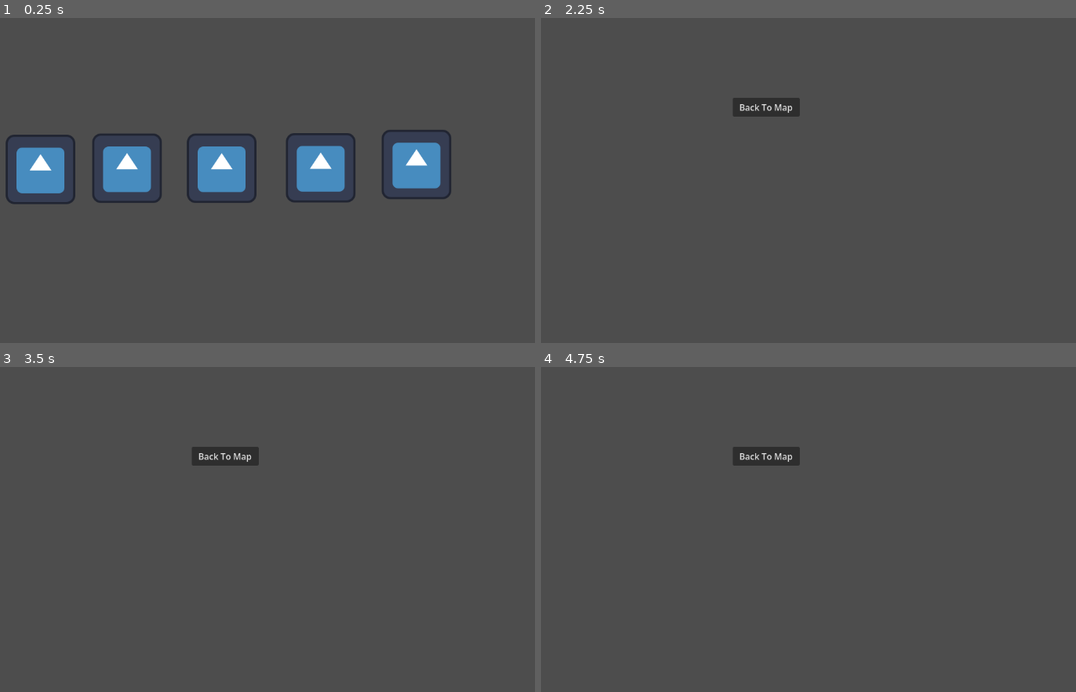
Above: before the commit, frames 1-4 (two rows, left to right).
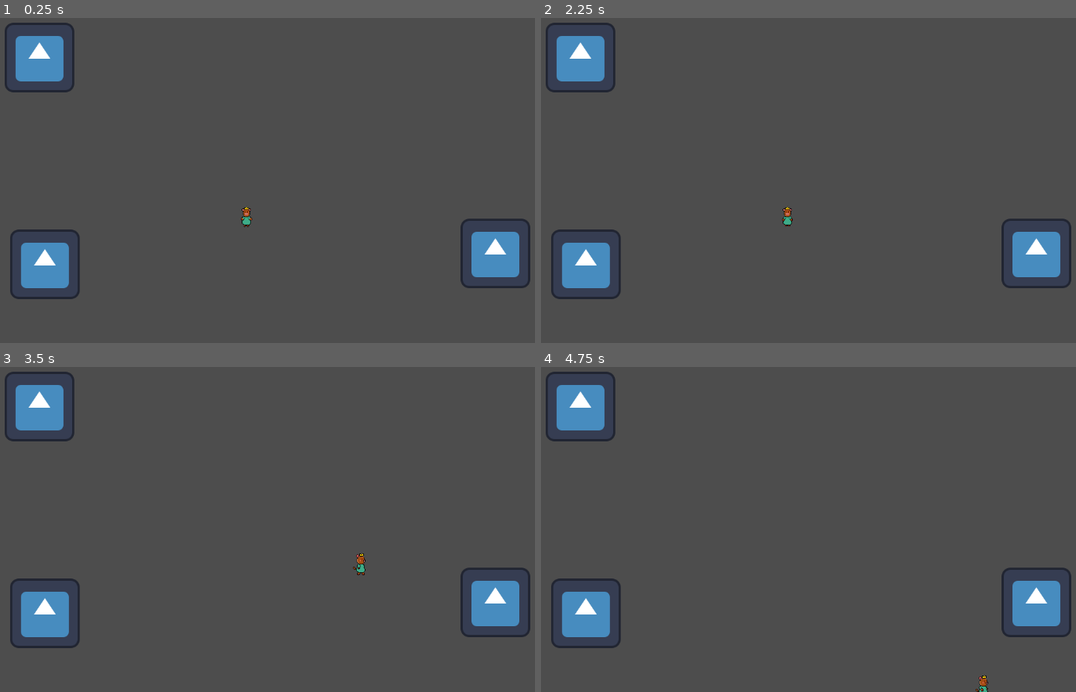
Above: after the commit, the same moments.

Repository: chenshanhorng-blip/Mini-IT-Project
Game: Godot game, scene res://scene_level_map/level1.tscn
Same seed, same stepped clock (60 frames per second), same inputs: the game is played once before the commit and once after it. Before the commit the project starts from res://scene_level_map/map.tscn. The engine's default icon, where the game draws it, is replaced by a stand-in: a white triangle on a blue panel in a dark square.
Inputs (mouse positions are in pixels of both pictures, inside the frame that each line leads up to):
- Up to frame 1 (0.25 s): no input
- Up to frame 2 (2.25 s): click (583, 170) at 0.52 s; click (765, 105) at 1.25 s, where only the run before the commit has a clickable "Back To Map"; click (583, 170) at 2.02 s
- Up to frame 3 (3.5 s): tap Enter at 2.75 s; hold D (p1_right) from 2.78 s (still down); tap Down (p2_down) at 2.85 s; tap Left (p2_left) at 3.05 s
- Up to frame 4 (4.75 s): tap Space at 3.5 s; release D (p1_right) at 3.53 s; hold S (p1_down) 3.53-4.28 s; tap Left (p2_left) at 3.6 s; tap Right (p2_right) at 3.8, 4.35 s; hold D (p1_right) from 4.28 s (still down); tap Up (p2_up) at 4.55 s

The runs differ from the first frame. In frame 1, 13% of the frame differs, in the area x 0-100%, y 1-87%; in frame 2, 5.6%; in frame 3, 5.6%; in frame 4, 5.6%.

Commit message:
character animation and level 1 system
adding character animation inside level 1 and complete level 1 system which is touching three red point and avoid trap and also enermy

Diff:
--- a/game-project/project.godot
+++ b/game-project/project.godot
@@ -11,7 +11,7 @@
 [application]
 
 config/name="GameProject"
-run/main_scene="uid://di6vigklk8sx8"
+run/main_scene="uid://c3kdl3coweuaf"
 config/features=PackedStringArray("4.6", "Forward Plus")
 config/icon="res://icon.svg"
 
--- /dev/null
+++ b/game-project/red_point.gd
@@ -0,0 +1,11 @@
+extends Area2D
+
+signal collected
+
+func _ready():
+	body_entered.connect(_on_body_entered)
+
+func _on_body_entered(body):
+	if body.name == "CharacterBody2D":
+		collected.emit()
+		queue_free()
--- /dev/null
+++ b/game-project/red_point.tscn
@@ -0,0 +1,18 @@
+[gd_scene format=3 uid="uid://dt5tygl3kij10"]
+
+[ext_resource type="Script" uid="uid://cweplgnfcwmg2" path="res://red_point.gd" id="1_3l1gk"]
+[ext_resource type="Texture2D" uid="uid://bfjpenbpiwplc" path="res://icon.svg" id="2_8csrx"]
+
+[sub_resource type="RectangleShape2D" id="RectangleShape2D_ju4im"]
+size = Vector2(178, 166)
+
+[node name="Area2D" type="Area2D" unique_id=663432786]
+script = ExtResource("1_3l1gk")
+
+[node name="CollisionShape2D" type="CollisionShape2D" parent="." unique_id=1851920164]
+position = Vector2(0, 1)
+shape = SubResource("RectangleShape2D_ju4im")
+
+[node name="Sprite2D" type="Sprite2D" parent="." unique_id=1907406019]
+position = Vector2(1, -1)
+texture = ExtResource("2_8csrx")
--- a/game-project/scene_level_map/level1.tscn
+++ b/game-project/scene_level_map/level1.tscn
@@ -1,15 +1,29 @@
 [gd_scene format=3 uid="uid://c3kdl3coweuaf"]
 
 [ext_resource type="Script" uid="uid://cnht4nelt4sgc" path="res://script_level_map/level_1.gd" id="1_ic2s6"]
+[ext_resource type="PackedScene" uid="uid://bppqkhfcmcoi8" path="res://scene_movement/player1_movement.tscn" id="2_rhdkx"]
+[ext_resource type="PackedScene" uid="uid://dt5tygl3kij10" path="res://red_point.tscn" id="3_4vh3s"]
 
 [node name="Node2D" type="Node2D" unique_id=700895301]
 script = ExtResource("1_ic2s6")
 
+[node name="CharacterBody2D" parent="." unique_id=1652265376 instance=ExtResource("2_rhdkx")]
+position = Vector2(-36, 82)
+
+[node name="RedPoint1" parent="." unique_id=663432786 instance=ExtResource("3_4vh3s")]
+position = Vector2(168, 504)
+
+[node name="RedPoint2" parent="." unique_id=1761105346 instance=ExtResource("3_4vh3s")]
+position = Vector2(158, 123)
+
+[node name="RedPoint3" parent="." unique_id=1294735992 instance=ExtResource("3_4vh3s")]
+position = Vector2(996, 484)
+
 [node name="Button" type="Button" parent="." unique_id=1988619362]
-offset_left = 439.0
-offset_top = 196.0
-offset_right = 562.0
-offset_bottom = 231.0
+offset_left = 495.0
+offset_top = 148.0
+offset_right = 618.0
+offset_bottom = 183.0
 text = "Back To Map"
 
 [connection signal="pressed" from="Button" to="." method="_on_button_pressed"]
--- a/game-project/scene_movement/player1_movement.tscn
+++ b/game-project/scene_movement/player1_movement.tscn
@@ -1,18 +1,228 @@
 [gd_scene format=3 uid="uid://bppqkhfcmcoi8"]
 
 [ext_resource type="Script" uid="uid://cdr6afjirxyb5" path="res://script_movement/player1script.gd" id="1_u017l"]
-[ext_resource type="Texture2D" uid="uid://bfjpenbpiwplc" path="res://icon.svg" id="2_1e58s"]
+[ext_resource type="Texture2D" uid="uid://cms1nukrif47y" path="res://movement BP/BP down image.png" id="2_0araa"]
+[ext_resource type="Texture2D" uid="uid://detbof0lc778j" path="res://movement BP/BP movement image.png" id="3_3yxp7"]
+[ext_resource type="Texture2D" uid="uid://fxv0sa8q2vru" path="res://movement BP/BP Jump image.png" id="4_ioris"]
+[ext_resource type="Texture2D" uid="uid://bcnf1tulq0erb" path="res://movement BP/BP left move image.png" id="5_w8yei"]
+[ext_resource type="Texture2D" uid="uid://bmv8giir1w602" path="res://movement BP/BP right move image.png" id="6_yaunb"]
 
 [sub_resource type="RectangleShape2D" id="RectangleShape2D_kmddl"]
-size = Vector2(270, 255)
+size = Vector2(84, 78)
+
+[sub_resource type="AtlasTexture" id="AtlasTexture_0araa"]
+atlas = ExtResource("2_0araa")
+region = Rect2(0, 0, 1440, 1440)
+
+[sub_resource type="AtlasTexture" id="AtlasTexture_3yxp7"]
+atlas = ExtResource("2_0araa")
+region = Rect2(1440, 0, 1440, 1440)
+
+[sub_resource type="AtlasTexture" id="AtlasTexture_ioris"]
+atlas = ExtResource("2_0araa")
+region = Rect2(0, 1440, 1440, 1440)
+
+[sub_resource type="AtlasTexture" id="AtlasTexture_w8yei"]
+atlas = ExtResource("2_0araa")
+region = Rect2(1440, 1440, 1440, 1440)
+
+[sub_resource type="AtlasTexture" id="AtlasTexture_yaunb"]
+atlas = ExtResource("2_0araa")
+region = Rect2(0, 2880, 1440, 1440)
+
+[sub_resource type="AtlasTexture" id="AtlasTexture_3dbgi"]
+atlas = ExtResource("2_0araa")
+region = Rect2(1440, 2880, 1440, 1440)
+
+[sub_resource type="AtlasTexture" id="AtlasTexture_6tp35"]
+atlas = ExtResource("3_3yxp7")
+region = Rect2(0, 0, 1440, 1440)
+
+[sub_resource type="AtlasTexture" id="AtlasTexture_8u6co"]
+atlas = ExtResource("3_3yxp7")
+region = Rect2(1440, 0, 1440, 1440)
+
+[sub_resource type="AtlasTexture" id="AtlasTexture_doeon"]
+atlas = ExtResource("3_3yxp7")
+region = Rect2(0, 1440, 1440, 1440)
+
+[sub_resource type="AtlasTexture" id="AtlasTexture_328te"]
+atlas = ExtResource("4_ioris")
+region = Rect2(0, 0, 1440, 1080)
+
+[sub_resource type="AtlasTexture" id="AtlasTexture_jhhbt"]
+atlas = ExtResource("4_ioris")
+region = Rect2(1440, 0, 1440, 1080)
+
+[sub_resource type="AtlasTexture" id="AtlasTexture_dl6ir"]
+atlas = ExtResource("4_ioris")
+region = Rect2(2880, 0, 1440, 1080)
+
+[sub_resource type="AtlasTexture" id="AtlasTexture_r3u0v"]
+atlas = ExtResource("4_ioris")
+region = Rect2(2880, 0, 1440, 1200)
+
+[sub_resource type="AtlasTexture" id="AtlasTexture_5il6v"]
+atlas = ExtResource("4_ioris")
+region = Rect2(0, 1200, 1440, 1200)
+
+[sub_resource type="AtlasTexture" id="AtlasTexture_1ke5h"]
+atlas = ExtResource("4_ioris")
+region = Rect2(1440, 1200, 1440, 1200)
+
+[sub_resource type="AtlasTexture" id="AtlasTexture_biyk6"]
+atlas = ExtResource("4_ioris")
+region = Rect2(2880, 1200, 1440, 1200)
+
+[sub_resource type="AtlasTexture" id="AtlasTexture_7r662"]
+atlas = ExtResource("4_ioris")
+region = Rect2(0, 0, 1440, 1200)
+
+[sub_resource type="AtlasTexture" id="AtlasTexture_7r5pn"]
+atlas = ExtResource("5_w8yei")
+region = Rect2(0, 0, 1440, 1440)
+
+[sub_resource type="AtlasTexture" id="AtlasTexture_36mww"]
+atlas = ExtResource("5_w8yei")
+region = Rect2(1440, 0, 1440, 1440)
+
+[sub_resource type="AtlasTexture" id="AtlasTexture_ctmro"]
+atlas = ExtResource("5_w8yei")
+region = Rect2(0, 1440, 1440, 1440)
+
+[sub_resource type="AtlasTexture" id="AtlasTexture_imqmh"]
+atlas = ExtResource("5_w8yei")
+region = Rect2(1440, 1440, 1440, 1440)
+
+[sub_resource type="AtlasTexture" id="AtlasTexture_8bryb"]
+atlas = ExtResource("6_yaunb")
+region = Rect2(0, 0, 1440, 1440)
+
+[sub_resource type="AtlasTexture" id="AtlasTexture_cn111"]
+atlas = ExtResource("6_yaunb")
+region = Rect2(1440, 0, 1440, 1440)
+
+[sub_resource type="AtlasTexture" id="AtlasTexture_2dmyk"]
+atlas = ExtResource("6_yaunb")
+region = Rect2(0, 1440, 1440, 1440)
+
+[sub_resource type="AtlasTexture" id="AtlasTexture_xchun"]
+atlas = ExtResource("6_yaunb")
+region = Rect2(1440, 1440, 1440, 1440)
+
+[sub_resource type="SpriteFrames" id="SpriteFrames_3dbgi"]
+animations = [{
+"frames": [{
+"duration": 1.0,
+"texture": SubResource("AtlasTexture_0araa")
+}, {
+"duration": 1.0,
+"texture": SubResource("AtlasTexture_3yxp7")
+}, {
+"duration": 1.0,
+"texture": SubResource("AtlasTexture_ioris")
+}, {
+"duration": 1.0,
+"texture": SubResource("AtlasTexture_w8yei")
+}, {
+"duration": 1.0,
+"texture": SubResource("AtlasTexture_yaunb")
+}, {
+"duration": 1.0,
+"texture": SubResource("AtlasTexture_3dbgi")
+}],
+"loop": true,
+"name": &"down",
+"speed": 5.0
+}, {
+"frames": [{
+"duration": 1.0,
+"texture": SubResource("AtlasTexture_6tp35")
+}, {
+"duration": 1.0,
+"texture": SubResource("AtlasTexture_8u6co")
+}, {
+"duration": 1.0,
+"texture": SubResource("AtlasTexture_doeon")
+}],
+"loop": true,
+"name": &"idle",
+"speed": 5.0
+}, {
+"frames": [{
+"duration": 1.0,
+"texture": SubResource("AtlasTexture_328te")
+}, {
+"duration": 1.0,
+"texture": SubResource("AtlasTexture_jhhbt")
+}, {
+"duration": 1.0,
+"texture": SubResource("AtlasTexture_dl6ir")
+}, {
+"duration": 1.0,
+"texture": SubResource("AtlasTexture_r3u0v")
+}, {
+"duration": 1.0,
+"texture": SubResource("AtlasTexture_5il6v")
+}, {
+"duration": 1.0,
+"texture": SubResource("AtlasTexture_1ke5h")
+}, {
+"duration": 1.0,
+"texture": SubResource("AtlasTexture_biyk6")
+}, {
+"duration": 1.0,
+"texture": SubResource("AtlasTexture_7r662")
+}],
+"loop": true,
+"name": &"jump",
+"speed": 5.0
+}, {
+"frames": [{
+"duration": 1.0,
+"texture": SubResource("AtlasTexture_7r5pn")
+}, {
+"duration": 1.0,
+"texture": SubResource("AtlasTexture_36mww")
+}, {
+"duration": 1.0,
+"texture": SubResource("AtlasTexture_ctmro")
+}, {
+"duration": 1.0,
+"texture": SubResource("AtlasTexture_imqmh")
+}],
+"loop": true,
+"name": &"left_move",
+"speed": 5.0
+}, {
+"frames": [{
+"duration": 1.0,
+"texture": SubResource("AtlasTexture_8bryb")
+}, {
+"duration": 1.0,
+"texture": SubResource("AtlasTexture_cn111")
+}, {
+"duration": 1.0,
+"texture": SubResource("AtlasTexture_2dmyk")
+}, {
+"duration": 1.0,
+"texture": SubResource("AtlasTexture_xchun")
+}],
+"loop": true,
+"name": &"right_move",
+"speed": 5.0
+}]
 
 [node name="CharacterBody2D" type="CharacterBody2D" unique_id=1652265376]
 script = ExtResource("1_u017l")
 
 [node name="CollisionShape2D" type="CollisionShape2D" parent="." unique_id=375951171]
-position = Vector2(589, 312.5)
+position = Vector2(575, 335)
 shape = SubResource("RectangleShape2D_kmddl")
 
-[node name="Sprite2D" type="Sprite2D" parent="." unique_id=806641159]
-position = Vector2(590, 310)
-texture = ExtResource("2_1e58s")
+[node name="AnimatedSprite2D" type="AnimatedSprite2D" parent="." unique_id=202378733]
+position = Vector2(576.00006, 335)
+scale = Vector2(0.05069446, 0.05385417)
+sprite_frames = SubResource("SpriteFrames_3dbgi")
+animation = &"jump"
+frame_progress = 0.38170862
--- a/game-project/scene_movement/player2_movement.tscn
+++ b/game-project/scene_movement/player2_movement.tscn
@@ -1,10 +1,313 @@
 [gd_scene format=3 uid="uid://b67u1c0s7kf0u"]
 
 [ext_resource type="Script" uid="uid://dwjjoaohw07n3" path="res://script_movement/player2_script.gd" id="1_gdahf"]
-[ext_resource type="Texture2D" uid="uid://bfjpenbpiwplc" path="res://icon.svg" id="2_m7pod"]
+[ext_resource type="Texture2D" uid="uid://cdxdts1lu4nfo" path="res://movement TE/TE down (left) image.png" id="2_rsadc"]
+[ext_resource type="Texture2D" uid="uid://i48geainfcp" path="res://movement TE/TE down (right) image.png" id="3_uuush"]
+[ext_resource type="Texture2D" uid="uid://b51dherpkx0u2" path="res://movement TE/TE movement image.png" id="4_2l3a3"]
+[ext_resource type="Texture2D" uid="uid://xk78hxi6hhtw" path="res://movement TE/TE jump (left) image.png" id="5_c83kt"]
+[ext_resource type="Texture2D" uid="uid://7m5sd73dwuiv" path="res://movement TE/TE jump (right）image.png" id="6_tcwkb"]
+[ext_resource type="Texture2D" uid="uid://bq65i5g7m5oa5" path="res://movement TE/TE left move image.png" id="7_bmbfh"]
+[ext_resource type="Texture2D" uid="uid://ikalbf10a37t" path="res://movement TE/TE right move image.png" id="8_6edlp"]
 
 [sub_resource type="RectangleShape2D" id="RectangleShape2D_i1viu"]
 size = Vector2(276, 208)
+
+[sub_resource type="AtlasTexture" id="AtlasTexture_pdt1a"]
+atlas = ExtResource("2_rsadc")
+region = Rect2(0, 0, 1440, 1440)
+
+[sub_resource type="AtlasTexture" id="AtlasTexture_12g7b"]
+atlas = ExtResource("2_rsadc")
+region = Rect2(1440, 0, 1440, 1440)
+
+[sub_resource type="AtlasTexture" id="AtlasTexture_otlpj"]
+atlas = ExtResource("2_rsadc")
+region = Rect2(0, 1440, 1440, 1440)
+
+[sub_resource type="AtlasTexture" id="AtlasTexture_8hjal"]
+atlas = ExtResource("2_rsadc")
+region = Rect2(1440, 1440, 1440, 1440)
+
+[sub_resource type="AtlasTexture" id="AtlasTexture_2syn4"]
+atlas = ExtResource("2_rsadc")
+region = Rect2(0, 2880, 1440, 1440)
+
+[sub_resource type="AtlasTexture" id="AtlasTexture_8q5un"]
+atlas = ExtResource("3_uuush")
+region = Rect2(0, 0, 1440, 1440)
+
+[sub_resource type="AtlasTexture" id="AtlasTexture_3o517"]
+atlas = ExtResource("3_uuush")
+region = Rect2(1440, 0, 1440, 1440)
+
+[sub_resource type="AtlasTexture" id="AtlasTexture_gx7gg"]
+atlas = ExtResource("3_uuush")
+region = Rect2(0, 1440, 1440, 1440)
+
+[sub_resource type="AtlasTexture" id="AtlasTexture_l2inr"]
+atlas = ExtResource("3_uuush")
+region = Rect2(1440, 1440, 1440, 1440)
+
+[sub_resource type="AtlasTexture" id="AtlasTexture_ehlti"]
+atlas = ExtResource("3_uuush")
+region = Rect2(0, 2880, 1440, 1440)
+
+[sub_resource type="AtlasTexture" id="AtlasTexture_7vuvi"]
+atlas = ExtResource("4_2l3a3")
+region = Rect2(0, 0, 1440, 1440)
+
+[sub_resource type="AtlasTexture" id="AtlasTexture_n5ye7"]
+atlas = ExtResource("4_2l3a3")
+region = Rect2(1440, 0, 1440, 1440)
+
+[sub_resource type="AtlasTexture" id="AtlasTexture_xehdy"]
+atlas = ExtResource("4_2l3a3")
+region = Rect2(0, 1440, 1440, 1440)
+
+[sub_resource type="AtlasTexture" id="AtlasTexture_wiw8b"]
+atlas = ExtResource("5_c83kt")
+region = Rect2(0, 0, 1440, 1080)
+
+[sub_resource type="AtlasTexture" id="AtlasTexture_wb3fs"]
+atlas = ExtResource("5_c83kt")
+region = Rect2(1440, 0, 1440, 1080)
+
+[sub_resource type="AtlasTexture" id="AtlasTexture_odg5q"]
+atlas = ExtResource("5_c83kt")
+region = Rect2(2880, 0, 1440, 1080)
+
+[sub_resource type="AtlasTexture" id="AtlasTexture_wmsvu"]
+atlas = ExtResource("5_c83kt")
+region = Rect2(1440, 1080, 1440, 1080)
+
+[sub_resource type="AtlasTexture" id="AtlasTexture_wb1rs"]
+atlas = ExtResource("5_c83kt")
+region = Rect2(0, 3240, 1440, 1080)
+
+[sub_resource type="AtlasTexture" id="AtlasTexture_0jatd"]
+atlas = ExtResource("5_c83kt")
+region = Rect2(1440, 3240, 1440, 1080)
+
+[sub_resource type="AtlasTexture" id="AtlasTexture_oowws"]
+atlas = ExtResource("5_c83kt")
+region = Rect2(2880, 3240, 1440, 1080)
+
+[sub_resource type="AtlasTexture" id="AtlasTexture_xltm4"]
+atlas = ExtResource("6_tcwkb")
+region = Rect2(0, 0, 1440, 1080)
+
+[sub_resource type="AtlasTexture" id="AtlasTexture_6ifd8"]
+atlas = ExtResource("6_tcwkb")
+region = Rect2(1440, 0, 1440, 1080)
+
+[sub_resource type="AtlasTexture" id="AtlasTexture_y4mce"]
+atlas = ExtResource("6_tcwkb")
+region = Rect2(2880, 0, 1440, 1080)
+
+[sub_resource type="AtlasTexture" id="AtlasTexture_0cn7i"]
+atlas = ExtResource("6_tcwkb")
+region = Rect2(1440, 1080, 1440, 1080)
+
+[sub_resource type="AtlasTexture" id="AtlasTexture_b6o71"]
+atlas = ExtResource("6_tcwkb")
+region = Rect2(0, 3240, 1440, 1080)
+
+[sub_resource type="AtlasTexture" id="AtlasTexture_lp807"]
+atlas = ExtResource("6_tcwkb")
+region = Rect2(1440, 3240, 1440, 1080)
+
+[sub_resource type="AtlasTexture" id="AtlasTexture_g181o"]
+atlas = ExtResource("6_tcwkb")
+region = Rect2(2880, 3240, 1440, 1080)
+
+[sub_resource type="AtlasTexture" id="AtlasTexture_v0fhf"]
+atlas = ExtResource("7_bmbfh")
+region = Rect2(0, 0, 1440, 1440)
+
+[sub_resource type="AtlasTexture" id="AtlasTexture_xn3ur"]
+atlas = ExtResource("7_bmbfh")
+region = Rect2(1440, 0, 1440, 1440)
+
+[sub_resource type="AtlasTexture" id="AtlasTexture_2qxuf"]
+atlas = ExtResource("7_bmbfh")
+region = Rect2(0, 1440, 1440, 1440)
+
+[sub_resource type="AtlasTexture" id="AtlasTexture_etksp"]
+atlas = ExtResource("7_bmbfh")
+region = Rect2(1440, 1440, 1440, 1440)
+
+[sub_resource type="AtlasTexture" id="AtlasTexture_l33pq"]
+atlas = ExtResource("7_bmbfh")
+region = Rect2(0, 2880, 1440, 1440)
+
+[sub_resource type="AtlasTexture" id="AtlasTexture_nwfin"]
+atlas = ExtResource("8_6edlp")
+region = Rect2(0, 0, 1440, 1440)
+
+[sub_resource type="AtlasTexture" id="AtlasTexture_eii3c"]
+atlas = ExtResource("8_6edlp")
+region = Rect2(1440, 0, 1440, 1440)
+
+[sub_resource type="AtlasTexture" id="AtlasTexture_ipbj4"]
+atlas = ExtResource("8_6edlp")
+region = Rect2(0, 1440, 1440, 1440)
+
+[sub_resource type="AtlasTexture" id="AtlasTexture_0skbx"]
+atlas = ExtResource("8_6edlp")
+region = Rect2(1440, 1440, 1440, 1440)
+
+[sub_resource type="AtlasTexture" id="AtlasTexture_st7th"]
+atlas = ExtResource("8_6edlp")
+region = Rect2(0, 2880, 1440, 1440)
+
+[sub_resource type="SpriteFrames" id="SpriteFrames_lt3ii"]
+animations = [{
+"frames": [{
+"duration": 1.0,
+"texture": SubResource("AtlasTexture_pdt1a")
+}, {
+"duration": 1.0,
+"texture": SubResource("AtlasTexture_12g7b")
+}, {
+"duration": 1.0,
+"texture": SubResource("AtlasTexture_otlpj")
+}, {
+"duration": 1.0,
+"texture": SubResource("AtlasTexture_8hjal")
+}, {
+"duration": 1.0,
+"texture": SubResource("AtlasTexture_2syn4")
+}],
+"loop": true,
+"name": &"down_left",
+"speed": 5.0
+}, {
+"frames": [{
+"duration": 1.0,
+"texture": SubResource("AtlasTexture_8q5un")
+}, {
+"duration": 1.0,
+"texture": SubResource("AtlasTexture_3o517")
+}, {
+"duration": 1.0,
+"texture": SubResource("AtlasTexture_gx7gg")
+}, {
+"duration": 1.0,
+"texture": SubResource("AtlasTexture_l2inr")
+}, {
+"duration": 1.0,
+"texture": SubResource("AtlasTexture_ehlti")
+}],
+"loop": true,
+"name": &"down_right",
+"speed": 5.0
+}, {
+"frames": [{
+"duration": 1.0,
+"texture": SubResource("AtlasTexture_7vuvi")
+}, {
+"duration": 1.0,
+"texture": SubResource("AtlasTexture_n5ye7")
+}, {
+"duration": 1.0,
+"texture": SubResource("AtlasTexture_xehdy")
+}],
+"loop": true,
+"name": &"idle",
+"speed": 5.0
+}, {
+"frames": [{
+"duration": 1.0,
+"texture": SubResource("AtlasTexture_wiw8b")
+}, {
+"duration": 1.0,
+"texture": SubResource("AtlasTexture_wb3fs")
+}, {
+"duration": 1.0,
+"texture": SubResource("AtlasTexture_odg5q")
+}, {
+"duration": 1.0,
+"texture": SubResource("AtlasTexture_wmsvu")
+}, {
+"duration": 1.0,
+"texture": SubResource("AtlasTexture_wb1rs")
+}, {
+"duration": 1.0,
+"texture": SubResource("AtlasTexture_0jatd")
+}, {
+"duration": 1.0,
+"texture": SubResource("AtlasTexture_oowws")
+}],
+"loop": true,
+"name": &"jump_left",
+"speed": 5.0
+}, {
+"frames": [{
+"duration": 1.0,
+"texture": SubResource("AtlasTexture_xltm4")
+}, {
+"duration": 1.0,
+"texture": SubResource("AtlasTexture_6ifd8")
+}, {
+"duration": 1.0,
+"texture": SubResource("AtlasTexture_y4mce")
+}, {
+"duration": 1.0,
+"texture": SubResource("AtlasTexture_0cn7i")
+}, {
+"duration": 1.0,
+"texture": SubResource("AtlasTexture_b6o71")
+}, {
+"duration": 1.0,
+"texture": SubResource("AtlasTexture_lp807")
+}, {
+"duration": 1.0,
+"texture": SubResource("AtlasTexture_g181o")
+}],
+"loop": true,
+"name": &"jump_right",
+"speed": 5.0
+}, {
+"frames": [{
+"duration": 1.0,
+"texture": SubResource("AtlasTexture_v0fhf")
+}, {
+"duration": 1.0,
+"texture": SubResource("AtlasTexture_xn3ur")
+}, {
+"duration": 1.0,
+"texture": SubResource("AtlasTexture_2qxuf")
+}, {
+"duration": 1.0,
+"texture": SubResource("AtlasTexture_etksp")
+}, {
+"duration": 1.0,
+"texture": SubResource("AtlasTexture_l33pq")
+}],
+"loop": true,
+"name": &"left_move",
+"speed": 5.0
+}, {
+"frames": [{
+"duration": 1.0,
+"texture": SubResource("AtlasTexture_nwfin")
+}, {
+"duration": 1.0,
+"texture": SubResource("AtlasTexture_eii3c")
+}, {
+"duration": 1.0,
+"texture": SubResource("AtlasTexture_ipbj4")
+}, {
+"duration": 1.0,
+"texture": SubResource("AtlasTexture_0skbx")
+}, {
+"duration": 1.0,
+"texture": SubResource("AtlasTexture_st7th")
+}],
+"loop": true,
+"name": &"right_move",
+"speed": 5.0
+}]
 
 [node name="CharacterBody2D" type="CharacterBody2D" unique_id=882968177]
 script = ExtResource("1_gdahf")
@@ -13,6 +316,9 @@
 position = Vector2(521, 269)
 shape = SubResource("RectangleShape2D_i1viu")
 
-[node name="Sprite2D" type="Sprite2D" parent="." unique_id=1859608395]
-position = Vector2(520, 268)
-texture = ExtResource("2_m7pod")
+[node name="AnimatedSprite2D" type="AnimatedSprite2D" parent="." unique_id=371490410]
+position = Vector2(520, 270.00003)
+scale = Vector2(0.11805554, 0.10659724)
+sprite_frames = SubResource("SpriteFrames_lt3ii")
+animation = &"down_left"
+frame_progress = 0.17923853
--- a/game-project/script_level_map/level_1.gd
+++ b/game-project/script_level_map/level_1.gd
@@ -1,7 +1,29 @@
 extends Node2D
 
+var collected_count = 0
+var total_points = 3
+
+@onready var exit_button = $Button
+
 func _ready():
-	$Button.pressed.connect(_on_button_pressed)
+	exit_button.pressed.connect(_on_button_pressed)
+
+	exit_button.hide()
+
+	var points = [$RedPoint1, $RedPoint2, $RedPoint3]
+	for point in points:
+		point.collected.connect(_on_point_collected)
+
+func _on_point_collected():
+	collected_count += 1
+	print("Collected! ", collected_count, " / ", total_points)
+
+	if collected_count >= total_points:
+		print("Level1 Complete!")
+		show_exit_button()
+
+func show_exit_button():
+	exit_button.show()
 
 func _on_button_pressed():
 	get_tree().change_scene_to_file("res://scene_level_map/map.tscn")
--- a/game-project/script_movement/player1script.gd
+++ b/game-project/script_movement/player1script.gd
@@ -1,14 +1,21 @@
 extends CharacterBody2D
 
 @export var speed = 300.0
-
-@onready var sprite = $Sprite2D
+@onready var animated_sprite = $AnimatedSprite2D
 
 func _physics_process(delta):
 	var direction = Input.get_vector("p1_left", "p1_right", "p1_up", "p1_down")
 	velocity = direction * speed
+	move_and_slide()
 
-	if direction.x !=0:
-		sprite.flip_h = direction.x<0
-
-	move_and_slide()
+	if direction.length() > 0:
+		if direction.x > 0:
+			animated_sprite.play("right_move")
+		elif direction.x < 0:
+			animated_sprite.play("left_move")
+		elif direction.y > 0:
+			animated_sprite.play("down")
+		elif direction.y < 0:
+			animated_sprite.play("jump")
+	else:
+		animated_sprite.play("idle")
--- a/game-project/script_movement/player2_script.gd
+++ b/game-project/script_movement/player2_script.gd
@@ -1,15 +1,33 @@
 extends CharacterBody2D
 
 @export var speed = 300.0
-
-@onready var sprite = $Sprite2D
+@onready var animated_sprite = $AnimatedSprite2D
 
 func _physics_process(delta):
-	var direction = Input.get_vector("p2_left", "p2_right", "p2_up", "p2_down")
+	var direction = Input.get_vector("p1_left", "p1_right", "p1_up", "p1_down")
+	velocity = direction * speed
+	move_and_slide()
 
-	velocity = direction * speed
-
-	if direction.x != 0:
-		sprite.flip_h = direction.x < 0
-
-	move_and_slide()
+	if direction.length() > 0:
+		# 判断方向（对角线优先）
+		if direction.y > 0:  # 向下
+			if direction.x > 0:
+				animated_sprite.play("down_right")
+			elif direction.x < 0:
+				animated_sprite.play("down_left")
+			else:
+				animated_sprite.play("down")
+		elif direction.y < 0:  # 向上/跳跃
+			if direction.x > 0:
+				animated_sprite.play("jump_right")
+			elif direction.x < 0:
+				animated_sprite.play("jump_left")
+			else:
+				animated_sprite.play("jump")
+		else:  # 水平
+			if direction.x > 0:
+				animated_sprite.play("right_move")
+			else:
+				animated_sprite.play("left_move")
+	else:
+		animated_sprite.play("idle")
Binary file added: game-project/movement BP/BP Jump image.png
Not shown, added: game-project/movement BP/BP Jump image.png.import
Binary file added: game-project/movement BP/BP Jump.gif
Binary file added: game-project/movement BP/BP down image.png
Not shown, added: game-project/movement BP/BP down image.png.import
Binary file added: game-project/movement BP/BP down.gif
Binary file added: game-project/movement BP/BP image.png
Not shown, added: game-project/movement BP/BP image.png.import
Binary file added: game-project/movement BP/BP left move image.png
Not shown, added: game-project/movement BP/BP left move image.png.import
Binary file added: game-project/movement BP/BP left move.gif
Binary file added: game-project/movement BP/BP movement image.png
(and 27 more such lines)
